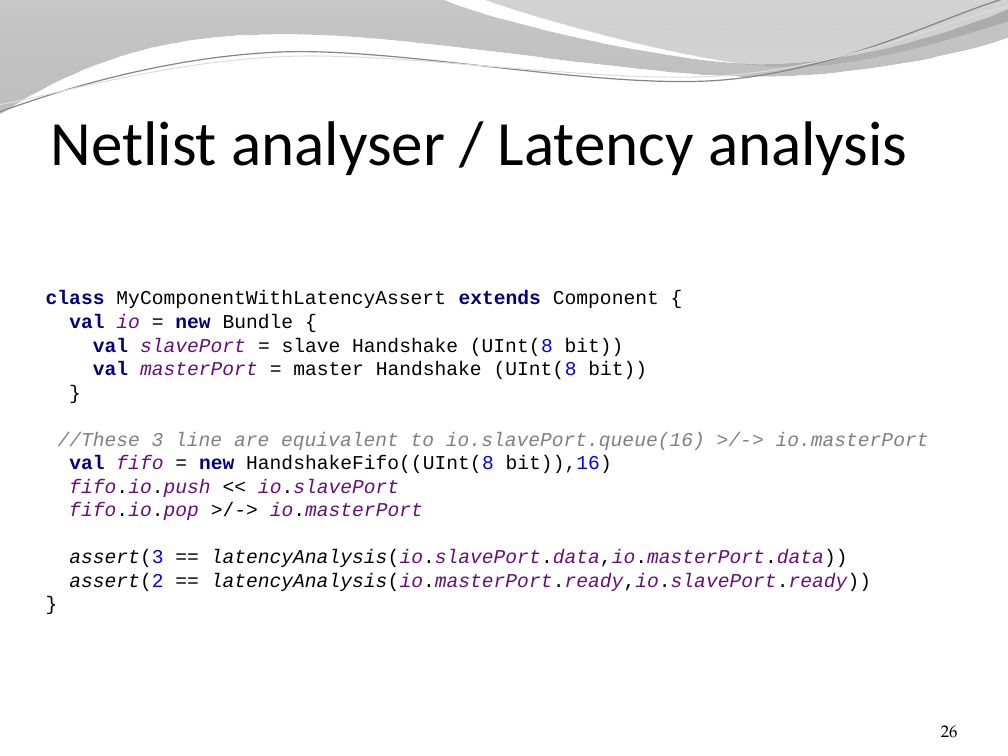
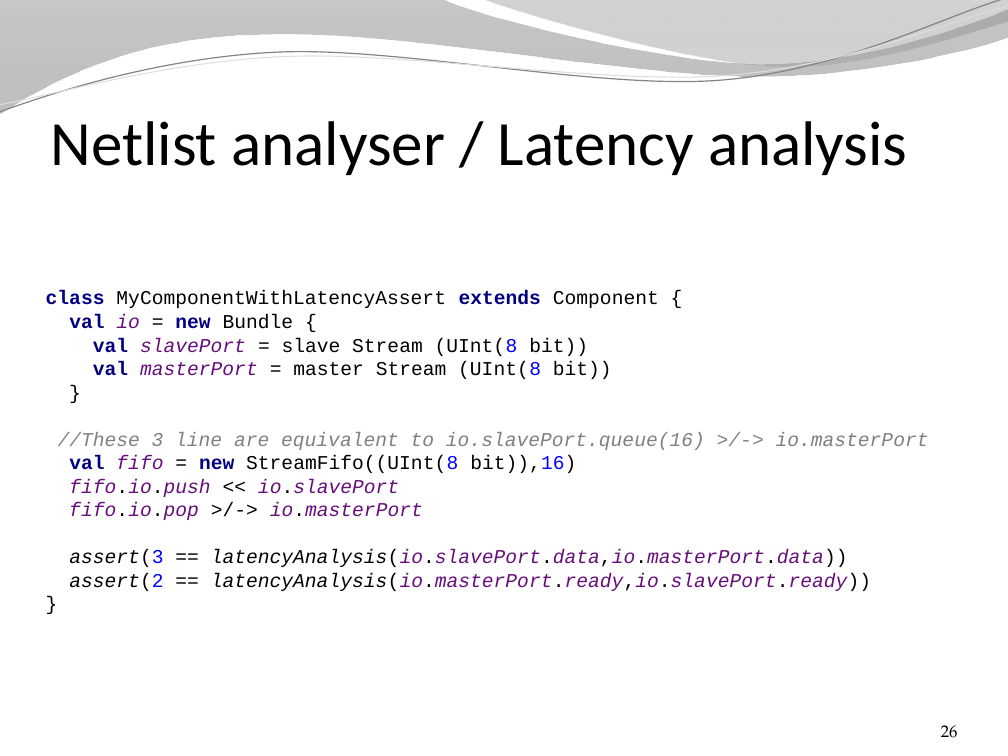
Before and after one commit to SpinalHDL/SpinalDoc, a slide deck: slide 26 of presentation/en/presentation.pptx. Drawn at 1008x756 pixels with LibreOffice and Linux fonts; fonts in the diff are those of the drawing; background and template pictures are left out. Boxes give left, top, right and bottom in pixels: in the first picture for what was removed or moved away, otherwise in the second. Text is boxed around its words. In the diff, an @@ line names an element or a change of style, - is before the commit and + after.

Commit message:
Rename Handhshake into Stream

```diff
--- a/presentation/en/presentation.pptx
+++ b/presentation/en/presentation.pptx
@@ text at bbox=[46, 291, 929, 591]: text changed @@
-class MyComponentWithLatencyAssert extends Component {
-val io = new Bundle {
-val slavePort = slave Handshake (UInt(8 bit))
-val masterPort = master Handshake (UInt(8 bit))
-}
-//These 3 line are equivalent to io.slavePort.queue(16) >/-> io.masterPort
-val fifo = new HandshakeFifo((UInt(8 bit)),16)
-fifo.io.push << io.slavePort
-fifo.io.pop >/-> io.masterPort
-assert(3 == latencyAnalysis(io.slavePort.data,io.masterPort.data))
-assert(2 == latencyAnalysis(io.masterPort.ready,io.slavePort.ready))
-}
+class MyComponentWithLatencyAssert extends Component {
+val io = new Bundle {
+val slavePort = slave Stream (UInt(8 bit))
+val masterPort = master Stream (UInt(8 bit))
+}
+//These 3 line are equivalent to io.slavePort.queue(16) >/-> io.masterPort
+val fifo = new StreamFifo((UInt(8 bit)),16)
+fifo.io.push << io.slavePort
+fifo.io.pop >/-> io.masterPort
+assert(3 == latencyAnalysis(io.slavePort.data,io.masterPort.data))
+assert(2 == latencyAnalysis(io.masterPort.ready,io.slavePort.ready))
+}
```
Also in this commit, not shown: 3 other slides changed, 1 other file.
